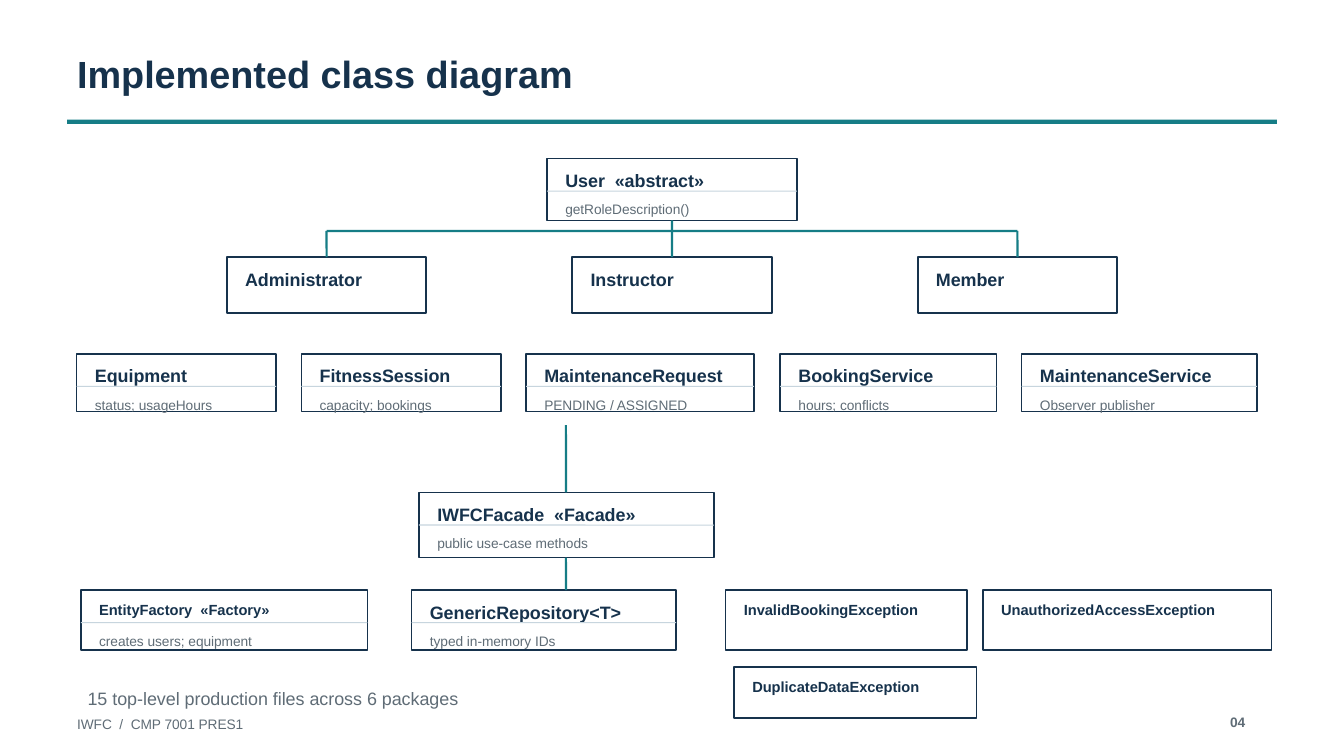
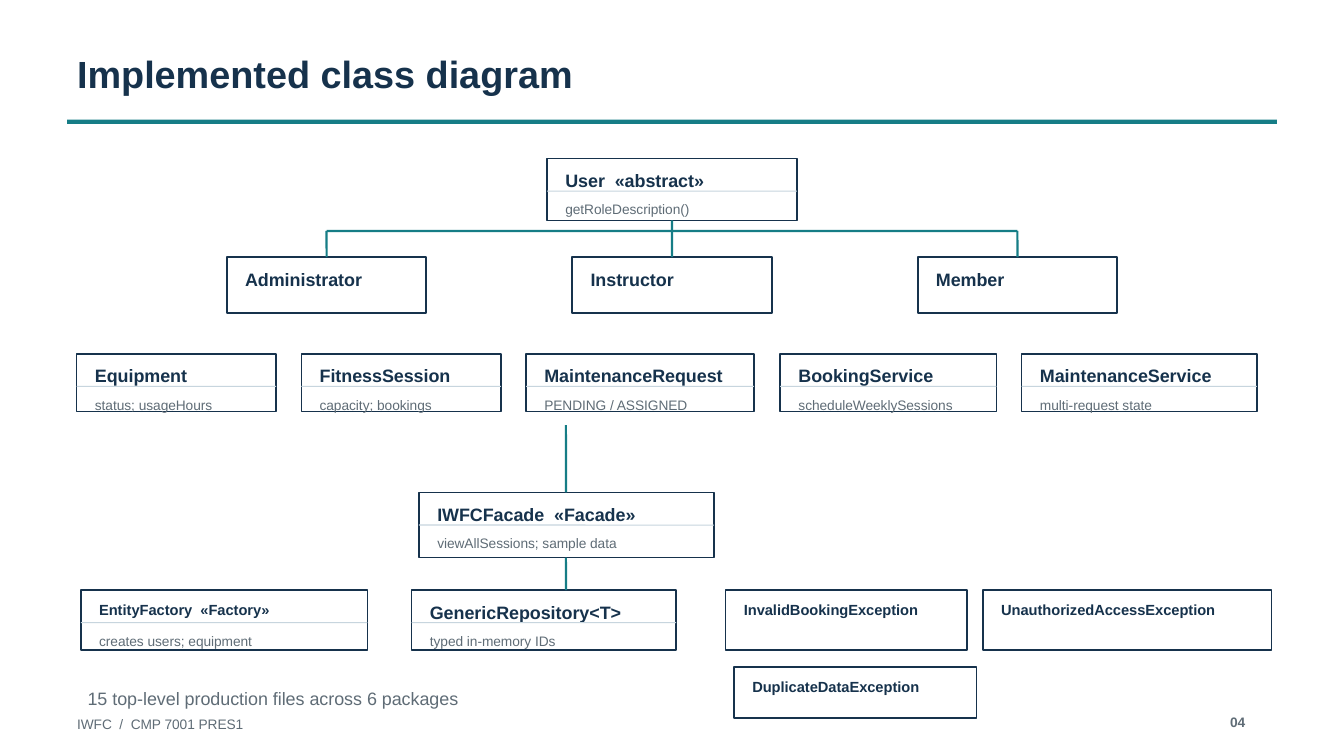
Before and after one commit to MohamedRifad/intelligent-wellness-and-fitness-center, a slide deck: slide 4 of submission/pres1/IWFC_PRES1_Presentation.pptx. Drawn at 1344x756 pixels with LibreOffice and Linux fonts; fonts in the diff are those of the drawing. Boxes give left, top, right and bottom in pixels: in the first picture for what was removed or moved away, otherwise in the second. Text is boxed around its words. In the diff, an @@ line names an element or a change of style, - is before the commit and + after.

```diff
--- a/submission/pres1/IWFC_PRES1_Presentation.pptx
+++ b/submission/pres1/IWFC_PRES1_Presentation.pptx
@@ text at <box>798,400,952,413</box>: text changed @@
-hours; conflicts
+scheduleWeeklySessions
@@ text at <box>1040,400,1152,413</box>: text changed @@
-Observer publisher
+multi-request state
@@ text at <box>437,538,617,551</box>: text changed @@
-public use-case methods
+viewAllSessions; sample data
```
Also in this commit, not shown: 7 other slides changed, 10 other files.
